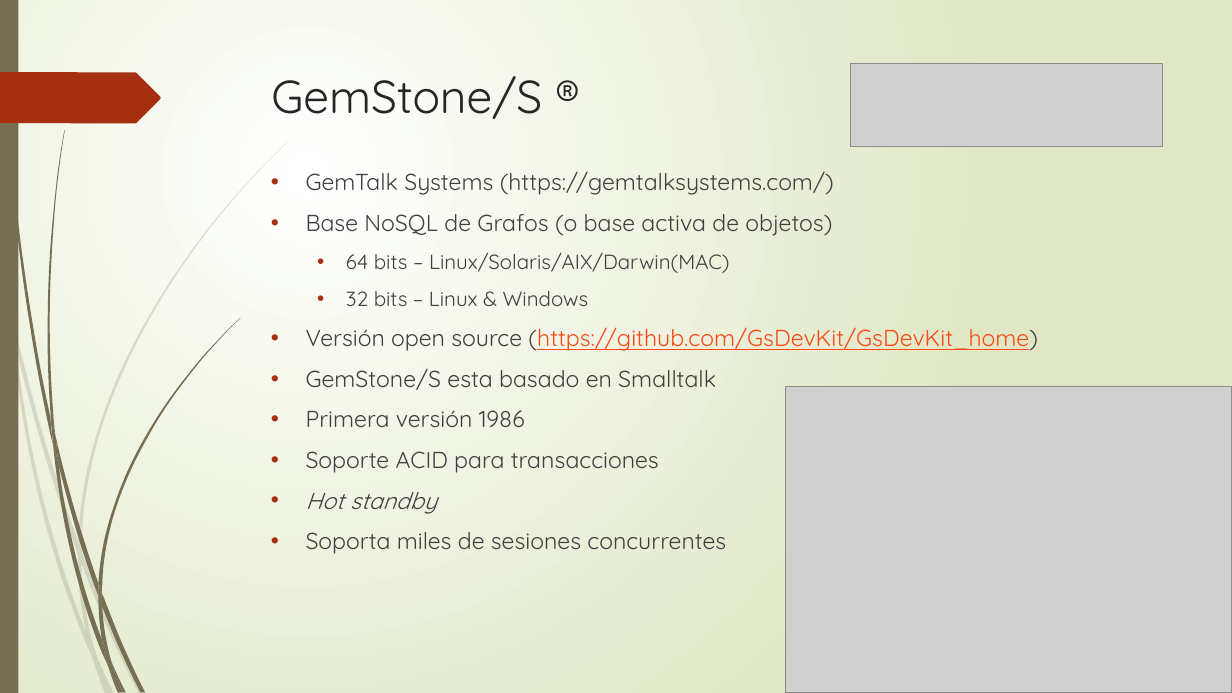
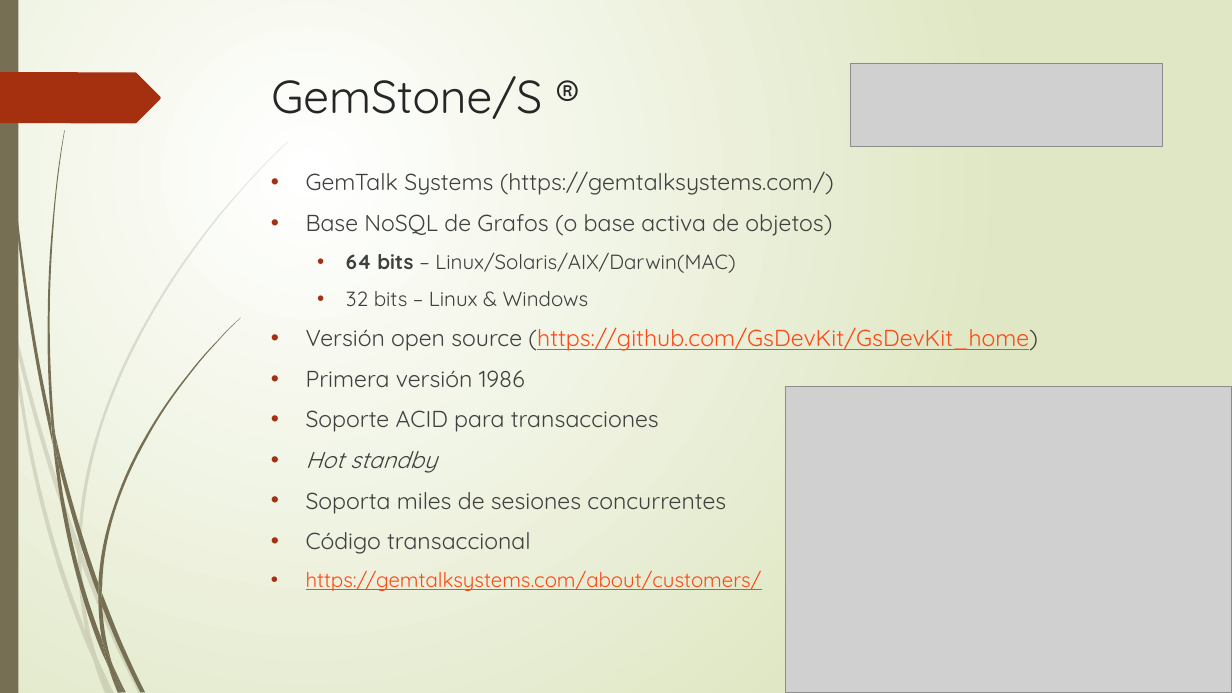
Before and after one commit to brunobuzzi/BpmFlow, a slide deck: slide 3 of documents/spanish/Proyecto BPM Flow.pptx. Drawn at 1232x693 pixels with LibreOffice and Linux fonts; fonts in the diff are those of the drawing; grey boxes stand for pictures. Boxes give left, top, right and bottom in pixels: in the first picture for what was removed or moved away, otherwise in the second. Text is boxed around its words. In the diff, an @@ line names an element or a change of style, - is before the commit and + after.

```diff
--- a/documents/spanish/Proyecto BPM Flow.pptx
+++ b/documents/spanish/Proyecto BPM Flow.pptx
@@ text at <box>346,252,735,273</box>: bold on in "64 bits" @@
@@ text at <box>306,369,716,390</box>: paragraph removed @@
-• GemStone/S esta basado en Smalltalk
@@ text at <box>306,532,762,591</box>: paragraphs added @@
+• Código transaccional
+• https://gemtalksystems.com/about/customers/
```
Also in this commit, not shown: 5 other slides changed.
